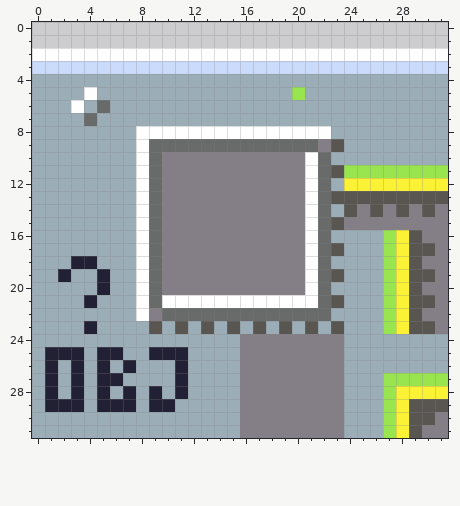
File history of a pixel-art file, art/spr/tilesetH.aseprite. This is how it looked before the edit.
32x32 pixels, 1 frame.
New version:
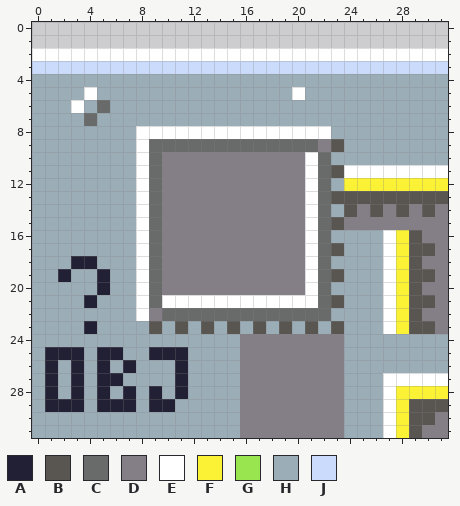
Palette (. is transparent): A #222034  B #595652  C #696a6a  D #847e87  E #ffffff  F #fbf236  G #99e550  H #9badb7  J #cbdbfc
Changes in this commit:
Changed rows in their new state; - is an unchanged pixel.
first column x 20:
 5 E
first column x 24:
11 EEEEEEEE
first column x 27:
16 E
17 E
18 E
19 E
20 E
21 E
22 E
23 E
first column x 27:
27 EEEEE
28 E----
29 E----
30 E----
31 E----
Where, in picture pixels (left, top, right, bottom), the same in both pictures:
changed: (292, 87, 305, 100)
changed: (344, 165, 448, 178)
changed: (383, 230, 396, 334)
changed: (383, 373, 448, 438)
